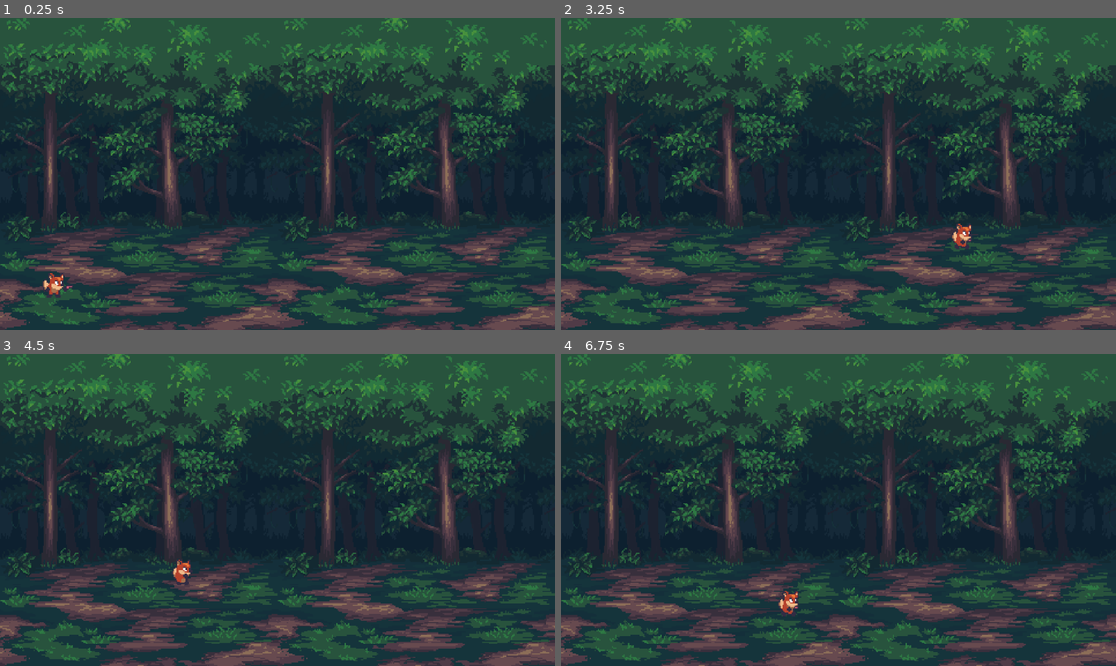
Above: before the commit, frames 1-4 (two rows, left to right).
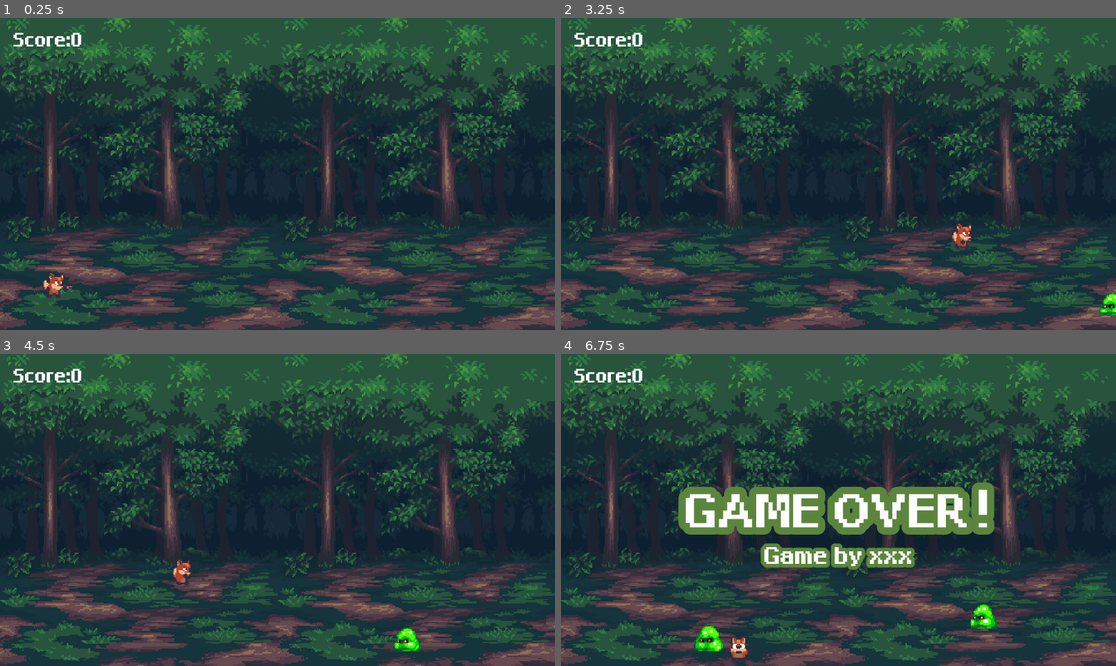
Above: after the commit, the same moments.

Repository: chenkjia/game-firstgame
Game: Godot game, scene res://Scenes/Game.tscn
Same seed, same stepped clock (60 frames per second), same inputs: the game is played once before the commit and once after it.
Inputs:
- Up to frame 1 (0.25 s): no input
- Up to frame 2 (3.25 s): tap Enter at 0.5 s; hold D (right) 0.53-1.28 s; hold S (down) 1.28-2.03 s; tap Space at 2 s; hold D (right) 2.03-2.78 s; hold W (up) from 2.78 s (still down)
- Up to frame 3 (4.5 s): release W (up) at 3.53 s; hold A (left) from 3.53 s (still down)
- Up to frame 4 (6.75 s): release A (left) at 5.03 s; hold S (down) 5.03-5.78 s; hold D (right) 5.78-6.53 s; hold W (up) from 6.53 s (still down)

The runs differ from the first frame. In frame 1, 0.3% of the frame differs, in the area x 2-15%, y 4-10%; in frame 2, 0.5%; in frame 3, 0.6%; in frame 4, 11%, in the area x 2-79%, y 4-99%.
Error before the commit: Parse Error: Expected ":" after "if" condition. (res://Scripts/enemy.gd:9)

Commit message:
initgame

Diff:
--- a/Scenes/Game.tscn
+++ b/Scenes/Game.tscn
@@ -1,17 +1,20 @@
-[gd_scene load_steps=6 format=3 uid="uid://daelmkiuly73q"]
+[gd_scene load_steps=7 format=3 uid="uid://daelmkiuly73q"]
 
 [ext_resource type="Texture2D" uid="uid://cxydc2t0sswnd" path="res://AssetBundle/Sprites/ForestBackground.png" id="1_m7xh1"]
 [ext_resource type="Script" path="res://Scripts/gameManage.gd" id="1_ugk3s"]
 [ext_resource type="PackedScene" uid="uid://3s6ey3uonul2" path="res://Scenes/player.tscn" id="2_t3nkl"]
 [ext_resource type="PackedScene" uid="uid://cm26i6c4ibk7v" path="res://Scenes/slime.tscn" id="3_skjeb"]
+[ext_resource type="FontFile" uid="uid://bjes5bkl8vnnk" path="res://AssetBundle/Uranus_Pixel_11Px.ttf" id="5_yyrsl"]
 
 [sub_resource type="WorldBoundaryShape2D" id="WorldBoundaryShape2D_uan6m"]
 
-[node name="Node2D" type="Node2D" node_paths=PackedStringArray("spawn_timer")]
+[node name="Node2D" type="Node2D" node_paths=PackedStringArray("spawn_timer", "score_label", "game_over_label")]
 y_sort_enabled = true
 script = ExtResource("1_ugk3s")
 slime_scene = ExtResource("3_skjeb")
 spawn_timer = NodePath("Timer")
+score_label = NodePath("CanvasLayer/Label")
+game_over_label = NodePath("CanvasLayer/GameOverLabel")
 
 [node name="Background1" type="Sprite2D" parent="."]
 position = Vector2(-120, 0)
@@ -63,4 +66,53 @@
 wait_time = 3.0
 autostart = true
 
+[node name="CanvasLayer" type="CanvasLayer" parent="."]
+
+[node name="Label" type="Label" parent="CanvasLayer"]
+offset_left = 28.0
+offset_top = 20.0
+offset_right = 172.0
+offset_bottom = 69.0
+theme_override_fonts/font = ExtResource("5_yyrsl")
+theme_override_font_sizes/font_size = 48
+text = "Score:0"
+
+[node name="GameOverLabel" type="Label" parent="CanvasLayer"]
+visible = false
+anchors_preset = 8
+anchor_left = 0.5
+anchor_top = 0.5
+anchor_right = 0.5
+anchor_bottom = 0.5
+offset_left = -127.0
+offset_top = -24.5
+offset_right = 127.0
+offset_bottom = 24.5
+grow_horizontal = 2
+grow_vertical = 2
+theme_override_colors/font_outline_color = Color(0.359138, 0.521349, 0.240965, 1)
+theme_override_constants/outline_size = 60
+theme_override_fonts/font = ExtResource("5_yyrsl")
+theme_override_font_sizes/font_size = 120
+text = "GAME OVER!"
+
+[node name="GameOverLabel2" type="Label" parent="CanvasLayer/GameOverLabel"]
+layout_mode = 1
+anchors_preset = 7
+anchor_left = 0.5
+anchor_top = 1.0
+anchor_right = 0.5
+anchor_bottom = 1.0
+offset_left = -154.0
+offset_top = 4.0
+offset_right = 155.0
+offset_bottom = 64.0
+grow_horizontal = 2
+grow_vertical = 0
+theme_override_colors/font_outline_color = Color(0.359138, 0.521349, 0.240965, 1)
+theme_override_constants/outline_size = 30
+theme_override_fonts/font = ExtResource("5_yyrsl")
+theme_override_font_sizes/font_size = 60
+text = "Game by xxx"
+
 [connection signal="timeout" from="Timer" to="." method="_spawn_slime"]
--- a/Scenes/slime.tscn
+++ b/Scenes/slime.tscn
@@ -126,8 +126,6 @@
 
 [node name="Slime" type="Area2D"]
 script = ExtResource("1_7qpjo")
-slime_speed = null
-is_dead = null
 
 [node name="AnimatedSprite2D" type="AnimatedSprite2D" parent="."]
 sprite_frames = SubResource("SpriteFrames_q3b3l")
--- a/Scripts/enemy.gd
+++ b/Scripts/enemy.gd
@@ -6,7 +6,7 @@
 func _physics_process(delta: float) -> void:
 	if not is_dead:
 		position +=Vector2(slime_speed,0) * delta
-	if position.x < -300
+	if position.x < -300:
 		queue_free()
 
 
@@ -21,6 +21,7 @@
 		is_dead = true
 		$AnimatedSprite2D.play("death")
 		area.queue_free()
+		get_tree().current_scene.score += 1
 		await get_tree().create_timer(0.6).timeout
 		queue_free()
 	pass # Replace with function body.
--- a/Scripts/gameManage.gd
+++ b/Scripts/gameManage.gd
@@ -2,12 +2,19 @@
 
 @export var slime_scene: PackedScene
 @export var spawn_timer: Timer
+@export var score: int = 0
+@export var score_label: Label
+@export var game_over_label: Label
 
 func _process(delta: float) -> void:
 	spawn_timer.wait_time -= 0.2 * delta
 	spawn_timer.wait_time = clamp(spawn_timer.wait_time, 1, 3)
+	score_label.text = "Score:" + str(score)
 
 func _spawn_slime() -> void:
 	var slime_node = slime_scene.instantiate()
 	slime_node.position = Vector2(260, randf_range(50,115))
 	get_tree().current_scene.add_child(slime_node)
+
+func show_game_over():
+	game_over_label.visible = true
--- a/Scripts/player.gd
+++ b/Scripts/player.gd
@@ -20,10 +20,14 @@
 		move_and_slide()
 
 func game_over():
-	is_game_over = true
-	animator.play('game_over')
-	await get_tree().create_timer(3).timeout
-	get_tree().reload_current_scene()
+	if not is_game_over:
+		is_game_over = true
+		animator.play('game_over')
+
+		get_tree().current_scene.show_game_over()
+
+		await get_tree().create_timer(3).timeout
+		get_tree().reload_current_scene()
 
 
 func _on_fire() -> void:
